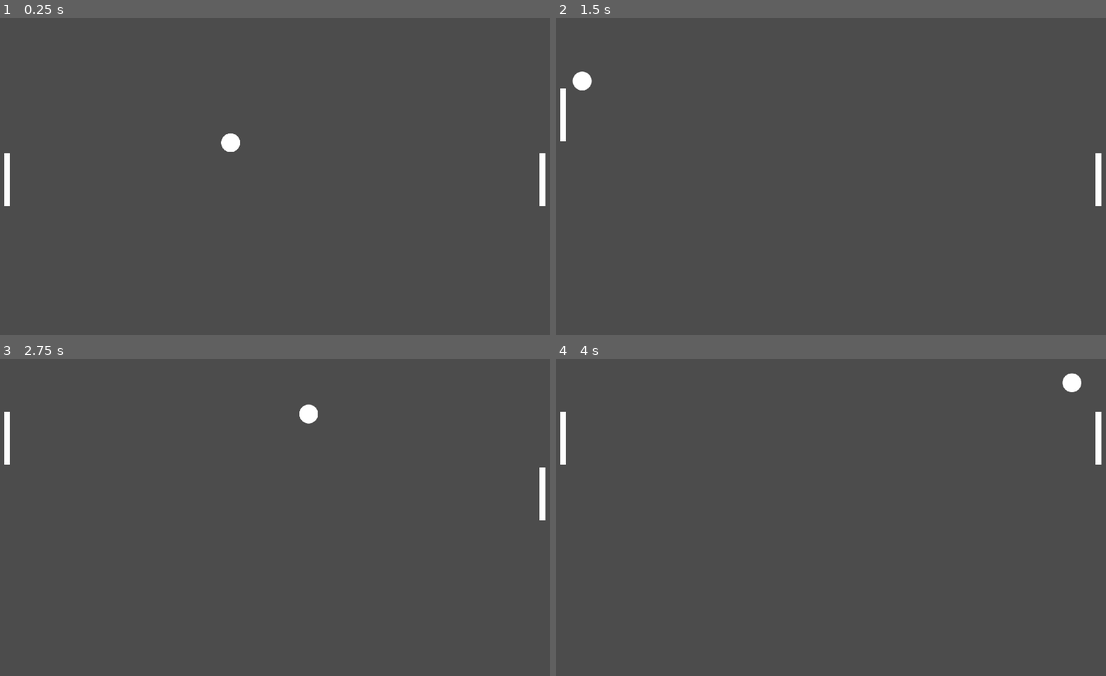
Above: before the commit, frames 1-4 (two rows, left to right).
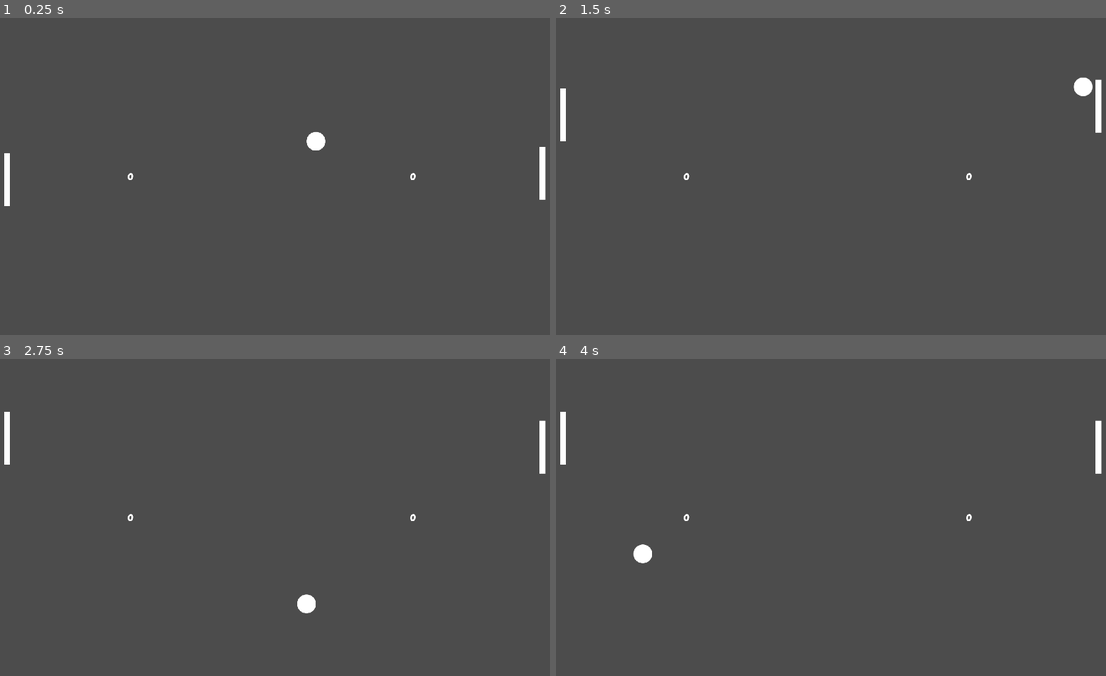
Above: after the commit, the same moments.

Repository: ralerv/platzi-pong
Game: Godot game, scene res://Level.tscn
The game is run twice, just before and just after one commit, with the same random seed, the same clock (stepped at 60 frames per second) and the same inputs.
Inputs:
- Up to frame 1 (0.25 s): no input
- Up to frame 2 (1.5 s): hold Up (ui_up) 0.53-1.28 s; hold Down (ui_down) from 1.28 s (still down)
- Up to frame 3 (2.75 s): release Down (ui_down) at 2.03 s; hold Up (ui_up) from 2.03 s (still down)
- Up to frame 4 (4 s): release Up (ui_up) at 3.53 s; hold Down (ui_down) from 3.53 s (still down)

The runs differ from the first frame. In frame 1, 0.4% of the frame differs, in the area x 23-100%, y 35-60%; in frame 2, 0.8%, in the area x 2-100%, y 16-60%; in frame 3, 0.7%; in frame 4, 0.4%.

Commit message:
add points

Diff:
--- a/Level.gd
+++ b/Level.gd
@@ -1,4 +1,12 @@
 extends Node2D
+
+var PlayerScore = 0
+var EnemieScore = 0
+
+func _process(delta): #pensado más para interfaz
+	$ScoreJugador.text = str(PlayerScore)
+	$ScoreEnemie.text = str(EnemieScore)
+
 
 func _restart_game():
 	randomize()
@@ -11,7 +19,11 @@
 	$Ball.reset_ball()
 
 func _on_Arco_Player_body_entered(body):
-	_restart_game()
+	if body.name == "Ball":
+		PlayerScore += 1
+		_restart_game()
 
 func _on_Arco_Enemie_body_entered(body):
-	_restart_game()
+	if body.name == "Ball":
+		EnemieScore += 1
+		_restart_game()
--- a/Level.tscn
+++ b/Level.tscn
@@ -1,15 +1,20 @@
-[gd_scene load_steps=7 format=2]
+[gd_scene load_steps=9 format=2]
 
 [ext_resource path="res://Player.tscn" type="PackedScene" id=1]
 [ext_resource path="res://Ball.tscn" type="PackedScene" id=2]
 [ext_resource path="res://Oponente.gd" type="Script" id=3]
 [ext_resource path="res://Level.gd" type="Script" id=4]
+[ext_resource path="res://PoetsenOne-Regular.ttf" type="DynamicFontData" id=5]
 
 [sub_resource type="RectangleShape2D" id=1]
 extents = Vector2( 960, 10 )
 
 [sub_resource type="RectangleShape2D" id=2]
 extents = Vector2( 10, 540 )
+
+[sub_resource type="DynamicFont" id=3]
+size = 32
+font_data = ExtResource( 5 )
 
 [node name="Level" type="Node2D"]
 script = ExtResource( 4 )
@@ -46,6 +51,23 @@
 position = Vector2( 1870, 460 )
 script = ExtResource( 3 )
 
+[node name="ScoreJugador" type="Label" parent="."]
+margin_right = 960.0
+margin_bottom = 1080.0
+custom_fonts/font = SubResource( 3 )
+text = "Jugador"
+align = 1
+valign = 1
+
+[node name="ScoreEnemie" type="Label" parent="."]
+margin_left = 960.0
+margin_right = 1920.0
+margin_bottom = 1080.0
+custom_fonts/font = SubResource( 3 )
+text = "Enemigo"
+align = 1
+valign = 1
+
 [node name="Ball" parent="." instance=ExtResource( 2 )]
 position = Vector2( 960, 540 )
 
Binary file added: PoetsenOne-Regular.ttf
